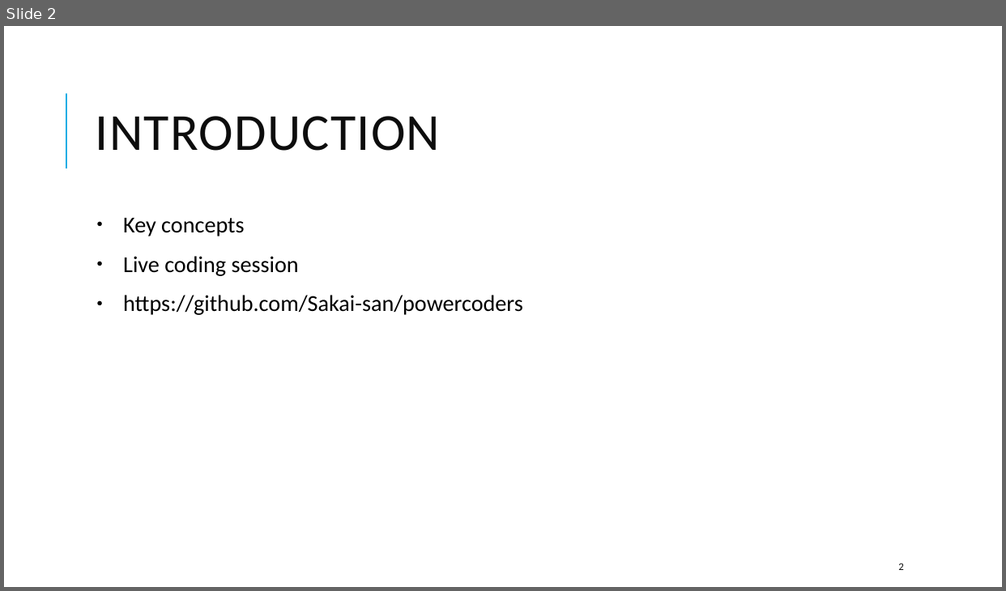
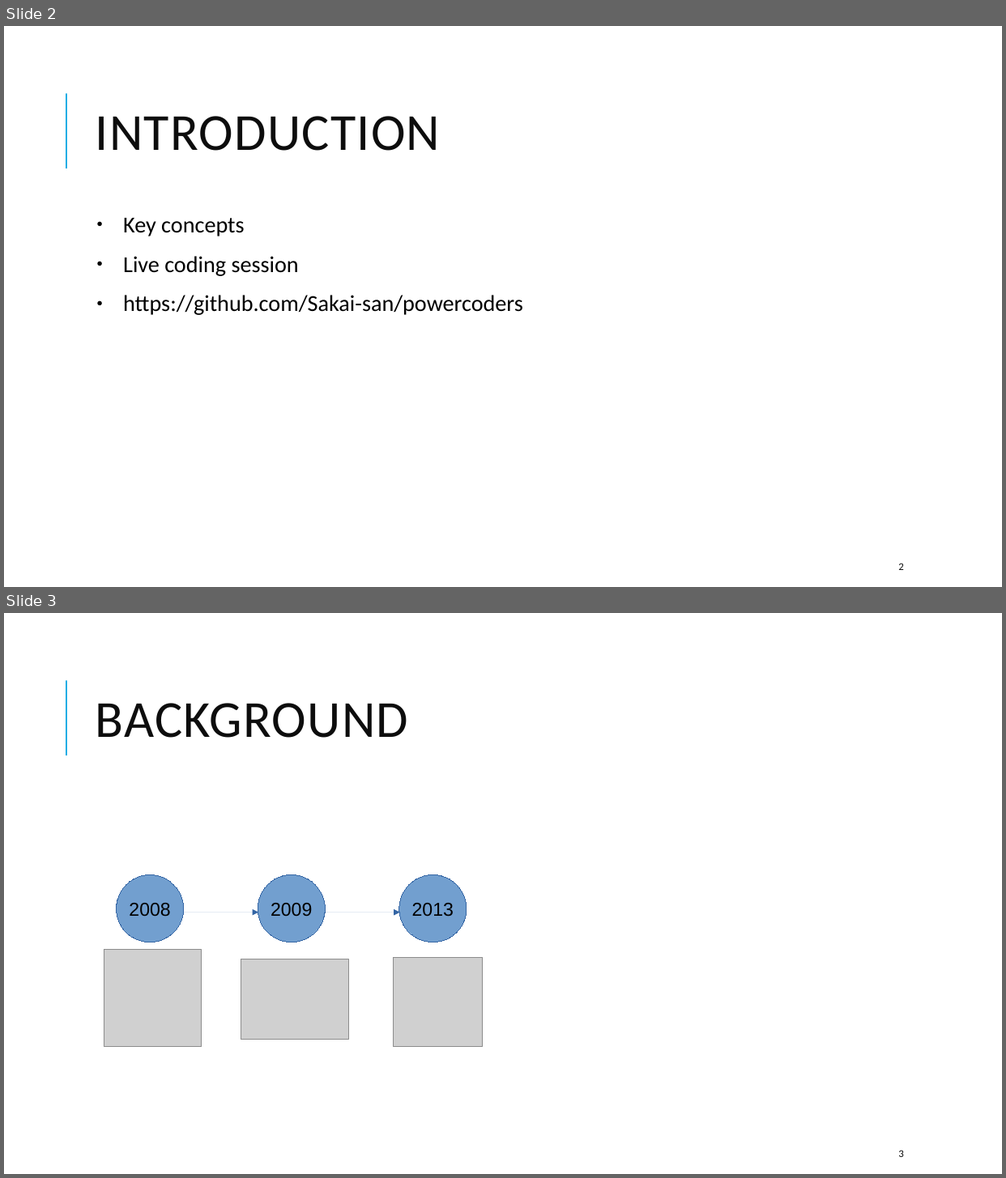
Before and after one commit to Sakai-san/powercoders, a slide deck: reactWorkshop.odp. Shown one above the other, each under a label of ours: slide 2 before the commit, slides 2 and 3 after it. The pictures are 1006x591 and 1006x1178 pixels, drawn with LibreOffice and Linux fonts; fonts in the diff are those of the drawing; grey boxes stand for pictures. Boxes give left, top, right and bottom in pixels: in the first picture for what was removed or moved away, otherwise in the second. Text is boxed around its words. In the diff, an @@ line names an element or a change of style, - is before the commit and + after.

Commit message:
Update slides.

```diff
--- a/reactWorkshop.odp
+++ b/reactWorkshop.odp
@@ slide 3 added at box(4, 613, 1002, 1174), background #FFFFFF; not listed: 1 template element that a slide beside it also shows @@
@@ title added at box(96, 703, 408, 738), 50 pt, text #0D0D0D @@
+BACKGROUND
@@ ellipse added at box(117, 875, 184, 943), fill #729FCF, outline #3465A4 0 pt, 18 pt, text #000000 @@
+2008
@@ ellipse added at box(258, 875, 325, 943), fill #729FCF, outline #3465A4 0 pt, 18 pt, text #000000 @@
+2009
@@ ellipse added at box(399, 875, 467, 943), fill #729FCF, outline #3465A4 0 pt, 18 pt, text #000000 @@
+2013
@@ arrow added from (184, 913) to (258, 913), #3465A4 0 pt @@
@@ arrow added from (325, 913) to (400, 913), #3465A4 0 pt @@
@@ picture added at box(104, 950, 202, 1047) @@
@@ picture added at box(241, 959, 348, 1040) @@
@@ picture added at box(394, 957, 484, 1047) @@
@@ page number added at box(898, 1150, 903, 1157), 10 pt, text #0D0D0D @@
+3
```
Also in this commit, not shown: 1 slide changed, 1 other slide added, 1 slide removed.
